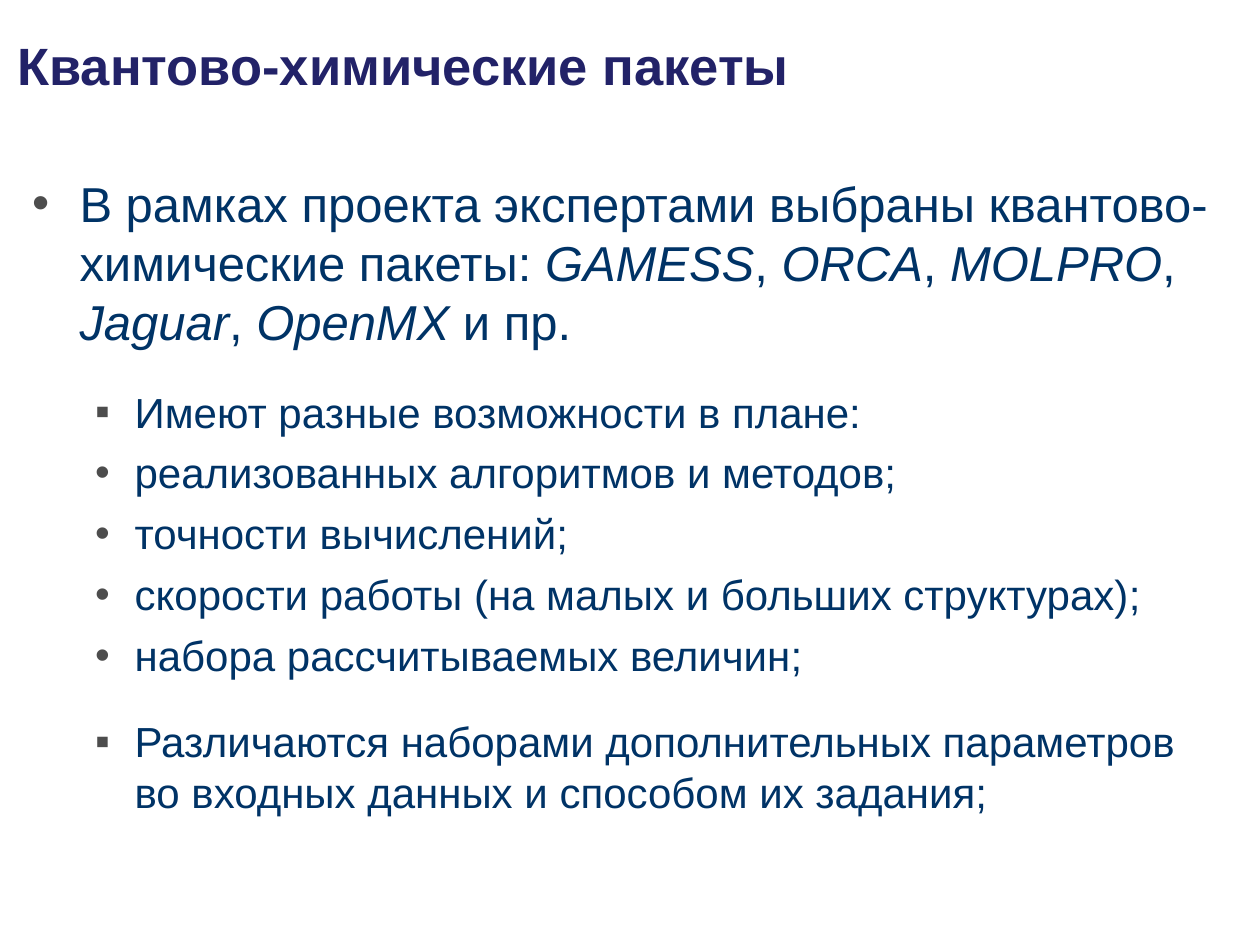
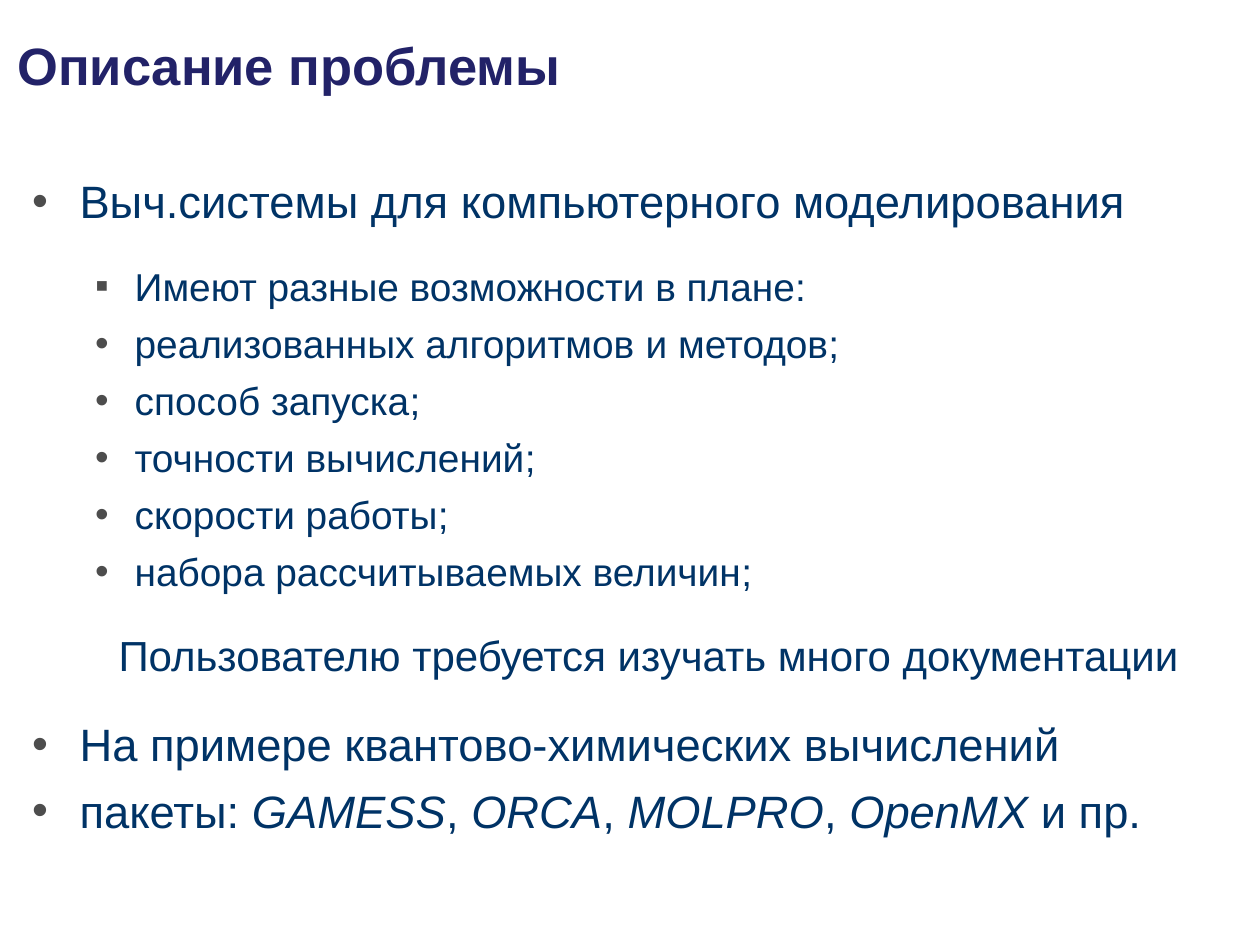
Before and after one commit to podtelkin/NII-NKT, a slide deck: slide 2 of master/master.ppt (slide 3 before the commit). Drawn at 1260x945 pixels with LibreOffice and Linux fonts; fonts in the diff are those of the drawing; background and template pictures are left out. Boxes give left, top, right and bottom in pixels: in the first picture for what was removed or moved away, otherwise in the second. Text is boxed around its words. In the diff, an @@ line names an element or a change of style, - is before the commit and + after.

```diff
--- a/master/master.ppt
+++ b/master/master.ppt
@@ title at (x1=17, y1=46, x2=561, y2=96): text changed @@
-Квантово-химические пакеты
+Описание проблемы
@@ text at (x1=80, y1=186, x2=1124, y2=228): text changed; size 28 to 25.9 pt @@
-• В рамках проекта экспертами выбраны квантово-химические пакеты: GAMESS, ORCA, MOLPRO, Jaguar, OpenMX и пр.
+• Выч.системы для компьютерного моделирования
@@ text at (x1=135, y1=274, x2=839, y2=594): size 24 to 22.2 pt in "Имеют разные возможности в плане:", "реализованных алгоритмов и методов;", "точности вычислений;", "набора рассчитываемых величин;" @@
@@ text at (x1=135, y1=386, x2=420, y2=422): paragraph added @@
+  • способ запуска;
@@ text at (x1=135, y1=500, x2=449, y2=537): text changed; size 24 to 22.2 pt @@
-  • скорости работы (на малых и больших структурах);
+  • скорости работы;
@@ text at (x1=80, y1=640, x2=1179, y2=837): text changed; size 24 to 25.9 pt @@
-  ▪ Различаются наборами дополнительных параметров во входных данных и способом их задания;
+  Пользователю требуется изучать много документации
+• На примере квантово-химических вычислений
+• пакеты: GAMESS, ORCA, MOLPRO, OpenMX и пр.
```
Also in this commit, not shown: 6 other slides changed, 9 slides added, 1 other file.
